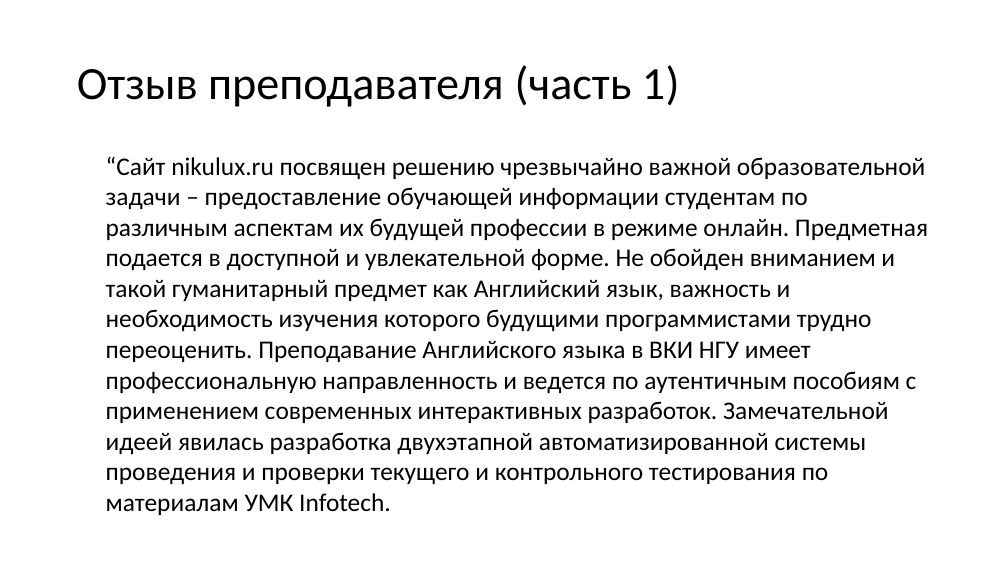
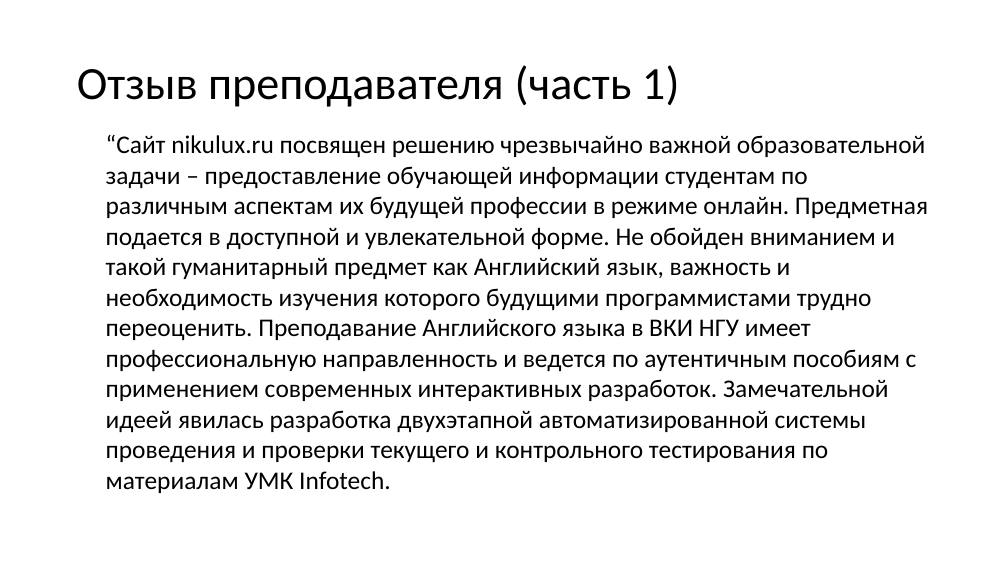
Before and after one commit to DaemonNikolay/HCI_NSU, a slide deck: slide 11 of МНСК 2018/Презентация выступления.pptx. Drawn at 1008x567 pixels with LibreOffice and Linux fonts; fonts in the diff are those of the drawing. Boxes give left, top, right and bottom in pixels: in the first picture for what was removed or moved away, otherwise in the second. Text is boxed around its words. In the diff, an @@ line names an element or a change of style, - is before the commit and + after.

```diff
--- a/МНСК 2018/Презентация выступления.pptx
+++ b/МНСК 2018/Презентация выступления.pptx
@@ text "“Сайт nikulux.ru посвящен решению чрезвычайно ...": place and size @@
-text "“Сайт nikulux.ru посвящен решению чрезвычайно ..." at (106, 157, 928, 515)
+text "“Сайт nikulux.ru посвящен решению чрезвычайно ..." at (106, 135, 928, 493)
```
Also in this commit, not shown: 1 other slide changed.
